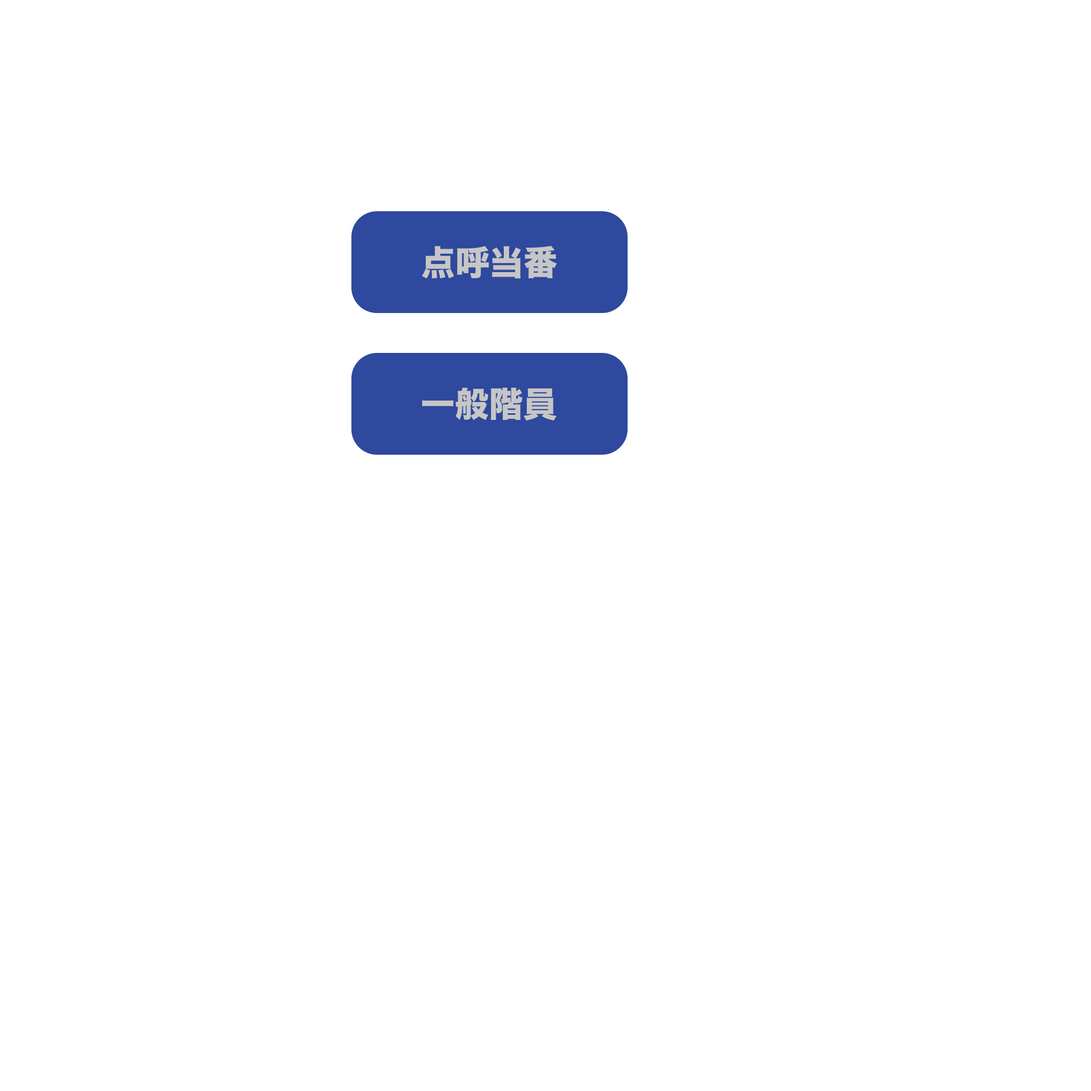
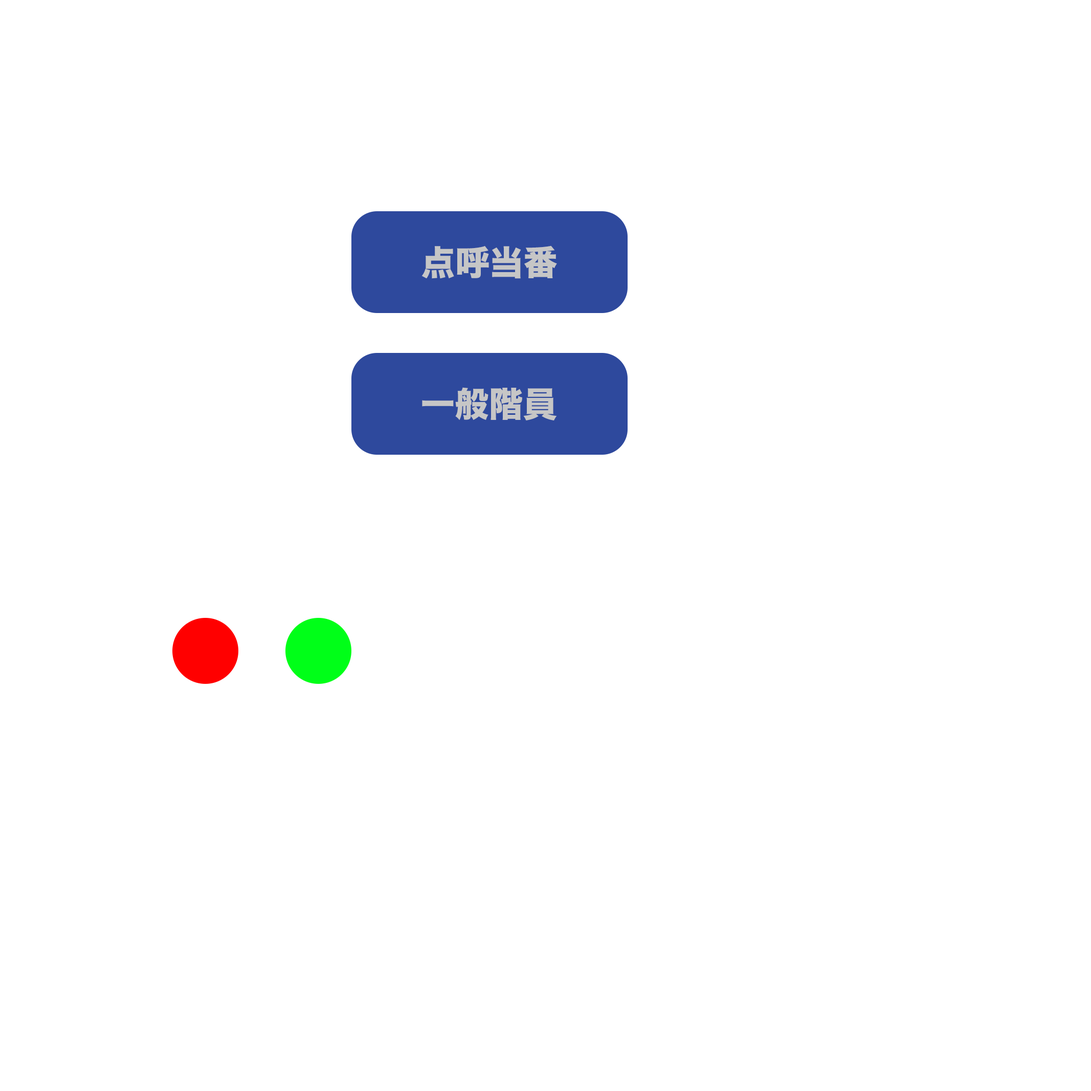
Layers edited between the first and the second 1091×1091 image:
added layer "楕円形 1" (1st of 2) above "楕円形 1" over [285,618,352,685]
added layer "楕円形 1" (2nd of 2) above "一般階員" over [172,618,239,685]
